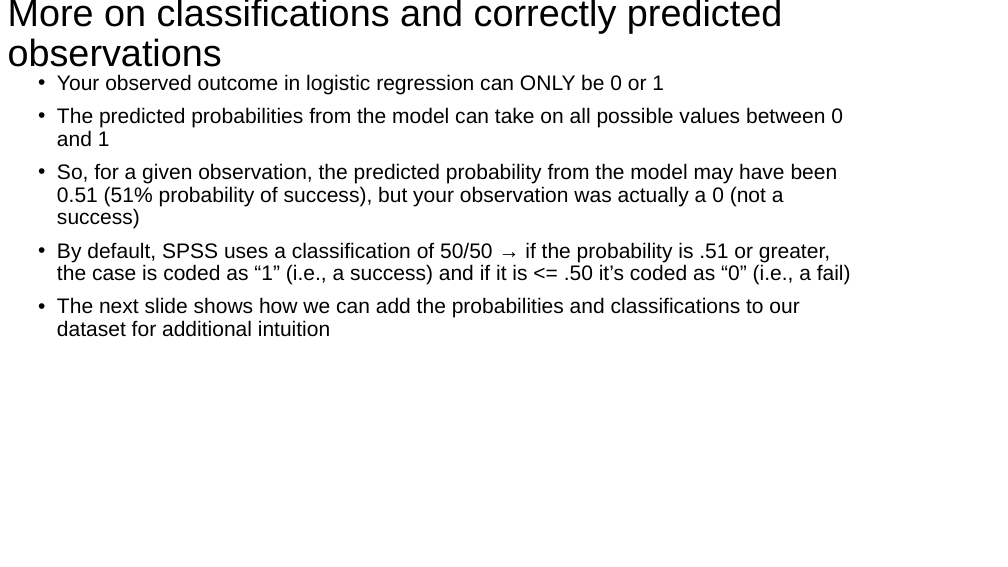
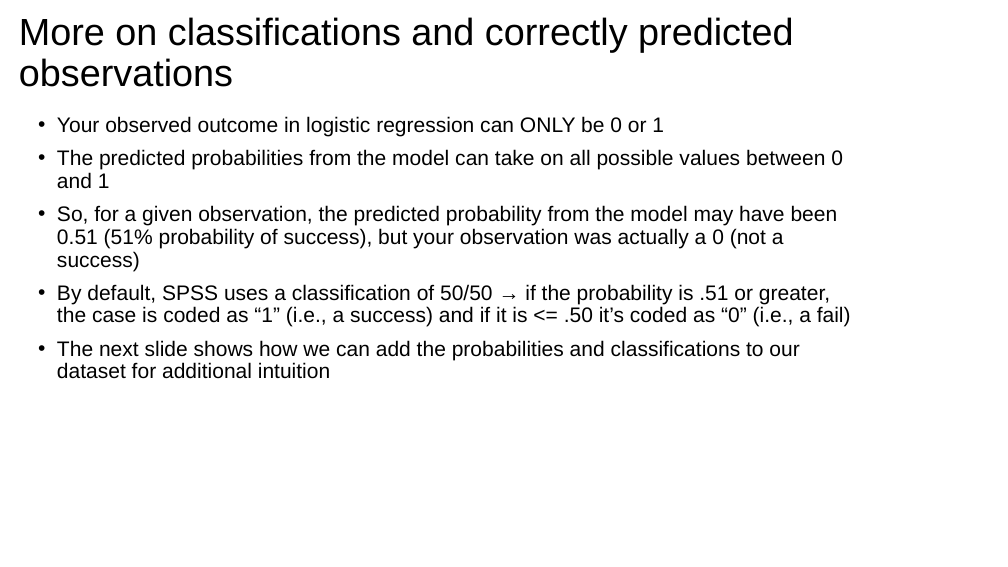
Before and after one commit to issues-osu/statsii-spring2026, a slide deck: slide 57 of slides/logistic/logistic_regression-lecture.pptx (slide 56 before the commit). Drawn at 1008x567 pixels with LibreOffice and Linux fonts; fonts in the diff are those of the drawing. Boxes give left, top, right and bottom in pixels: in the first picture for what was removed or moved away, otherwise in the second. Text is boxed around its words. In the diff, an @@ line names an element or a change of style, - is before the commit and + after.

```diff
--- a/slides/logistic/logistic_regression-lecture.pptx
+++ b/slides/logistic/logistic_regression-lecture.pptx
@@ title "More on classifications and correctly ...": place and size @@
-title "More on classifications and correctly ..." at [8,0,782,67]
+title "More on classifications and correctly ..." at [19,17,793,87]
@@ text "Your observed outcome in logistic ...": place and size @@
-text "Your observed outcome in logistic ..." at [57,74,851,337]
+text "Your observed outcome in logistic ..." at [57,116,851,379]
```
Also in this commit, not shown: 16 other slides changed, 7 slides added, 4 slides removed, 4 other files.
